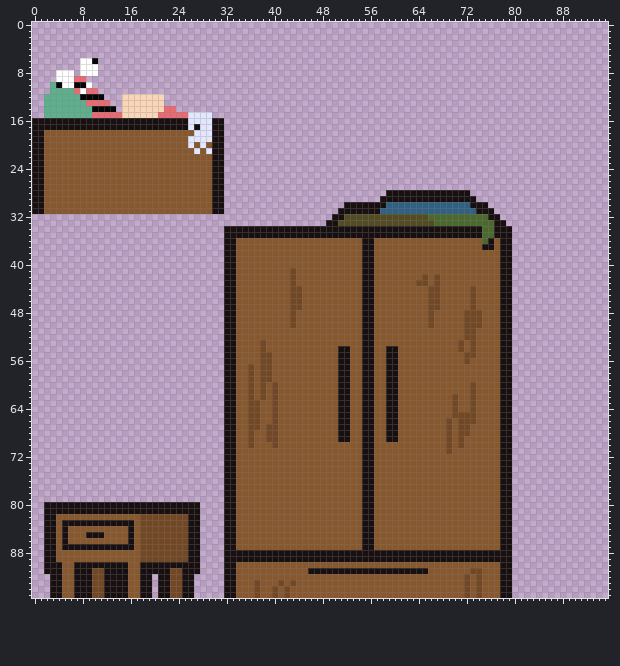
Two versions of one sprite sheet, Assets/Game/Sprites/Tiles/Pre-Flash/Wardrobe.png. That is the earlier state.
The file is 96x96 pixels.
After the commit:
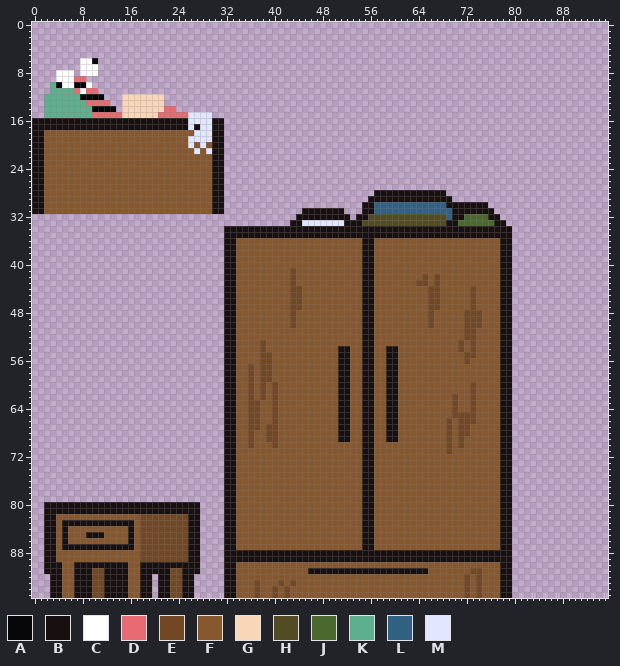
Palette (. is transparent): A #060608  B #181010  C #ffffff  D #e86a73  E #724824  F #87572d  G #fad6b8  H #524b24  J #4b692f  K #5daf8d  L #306082  M #e3e6ff
Diff:
Changed rows in their new state; - is an unchanged pixel.
first column x 43:
28 --------------BB----------....----
29 -------------BB------------....---
30 ---------...--LL----------BBBB----
31 --BBBBBB-...--L------------BBBB---
32 -BBBBBB--B.BB----------HHHLBB-----
33 BBMMMMMMMBBB------------HHBB------
34 --------------------------------BB
35 --------------------------------BB
36 --------------------------------FF
37 --------------------------------FF
